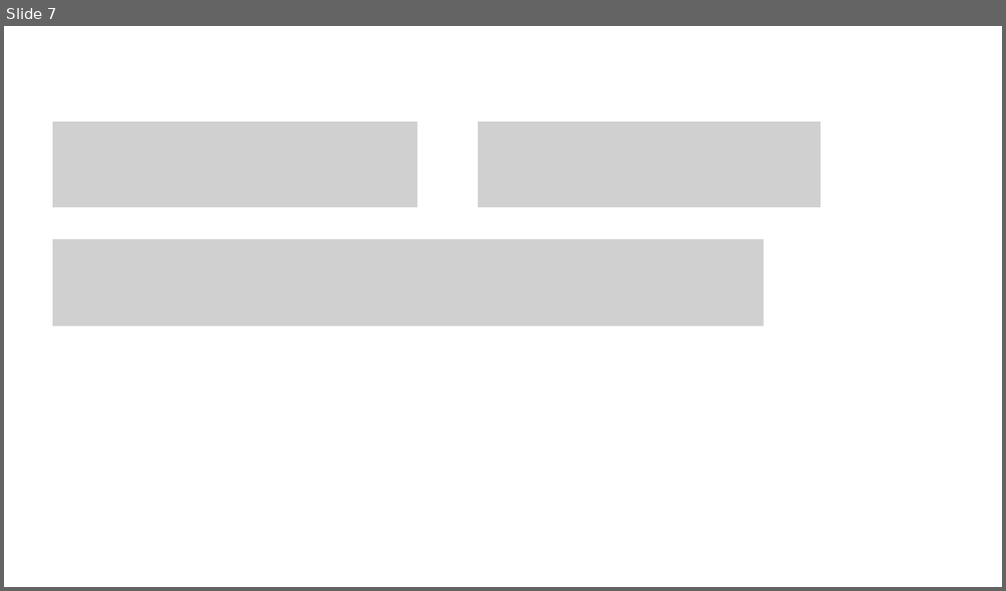
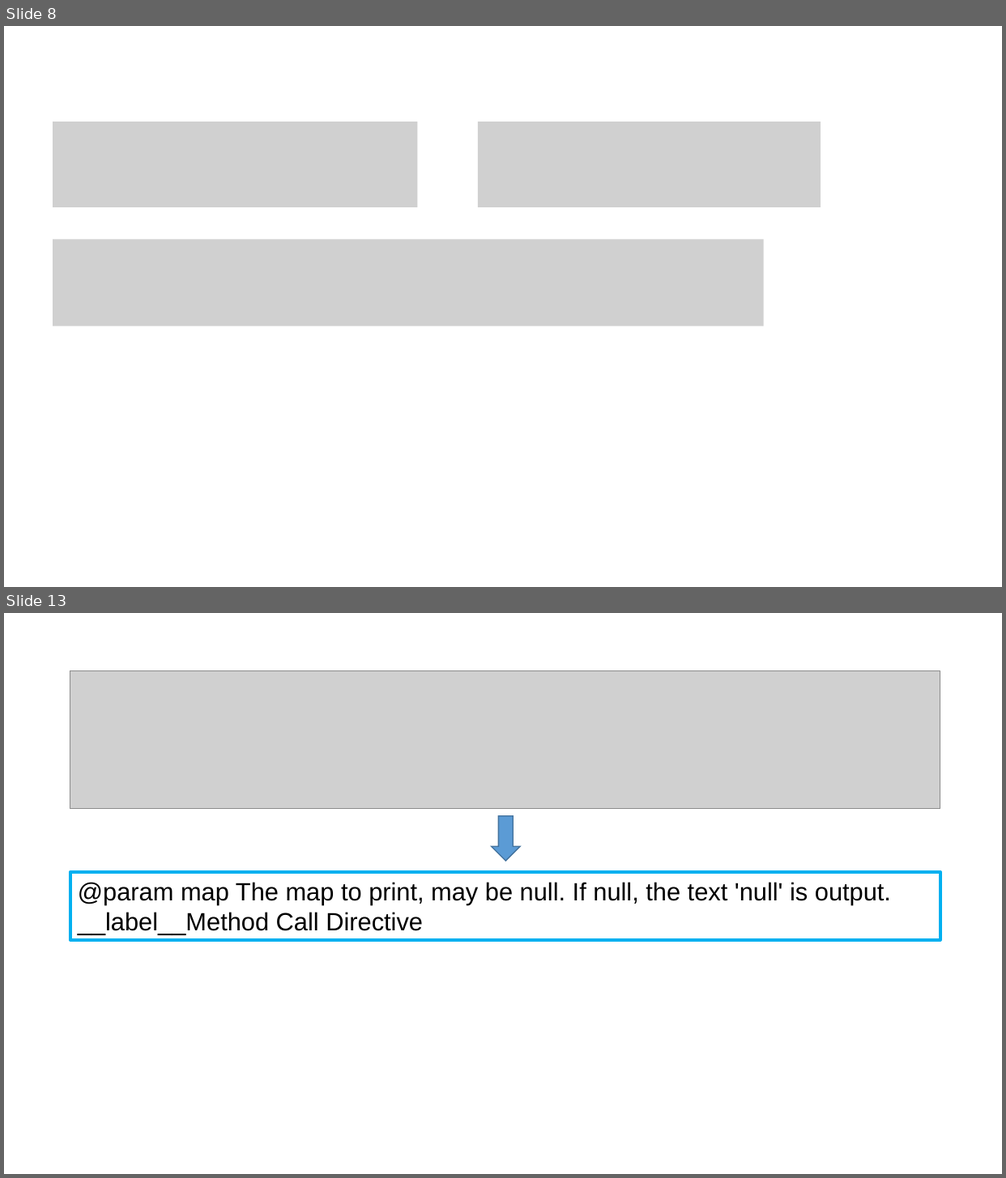
Before and after one commit to zk467701860/SKnowledgeGraph, a slide deck: directive_classification/毕业论文/图片/新建 Microsoft PowerPoint 演示文稿.pptx. Shown one above the other, each under a label of ours: slide 7 before the commit, slides 8 and 13 after it; the slides between them are not shown. The pictures are 1006x591 and 1006x1178 pixels, drawn with LibreOffice and Linux fonts; fonts in the diff are those of the drawing; grey boxes stand for pictures. Boxes give left, top, right and bottom in pixels: in the first picture for what was removed or moved away, otherwise in the second. Text is boxed around its words. In the diff, an @@ line names an element or a change of style, - is before the commit and + after.

```diff
--- a/directive_classification/毕业论文/图片/新建 Microsoft PowerPoint 演示文稿.pptx
+++ b/directive_classification/毕业论文/图片/新建 Microsoft PowerPoint 演示文稿.pptx
@@ slide 13 added at (4, 613, 1002, 1174), background #FFFFFF @@
@@ picture added at (70, 671, 940, 808) @@
@@ down arrow added at (492, 815, 521, 861), fill #5B9BD5, outline #43739E 1 pt @@
@@ rectangle added at (70, 872, 940, 940), outline #00B0F0 3 pt, 24 pt, text #000000 @@
+@param map The map to print, may be null. If null, the text 'null' is output. __label__Method Call Directive
@@ what was slide 7 is now slide 8 @@
```
Also in this commit, not shown: 2 slides changed, 14 other slides added, 37 other files.
